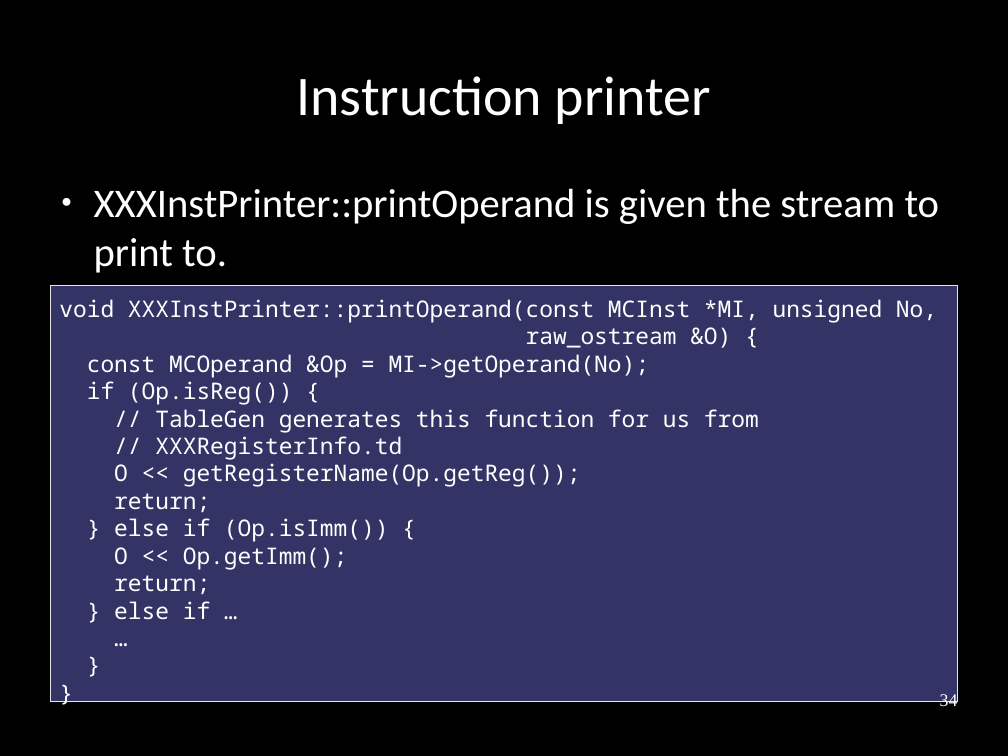
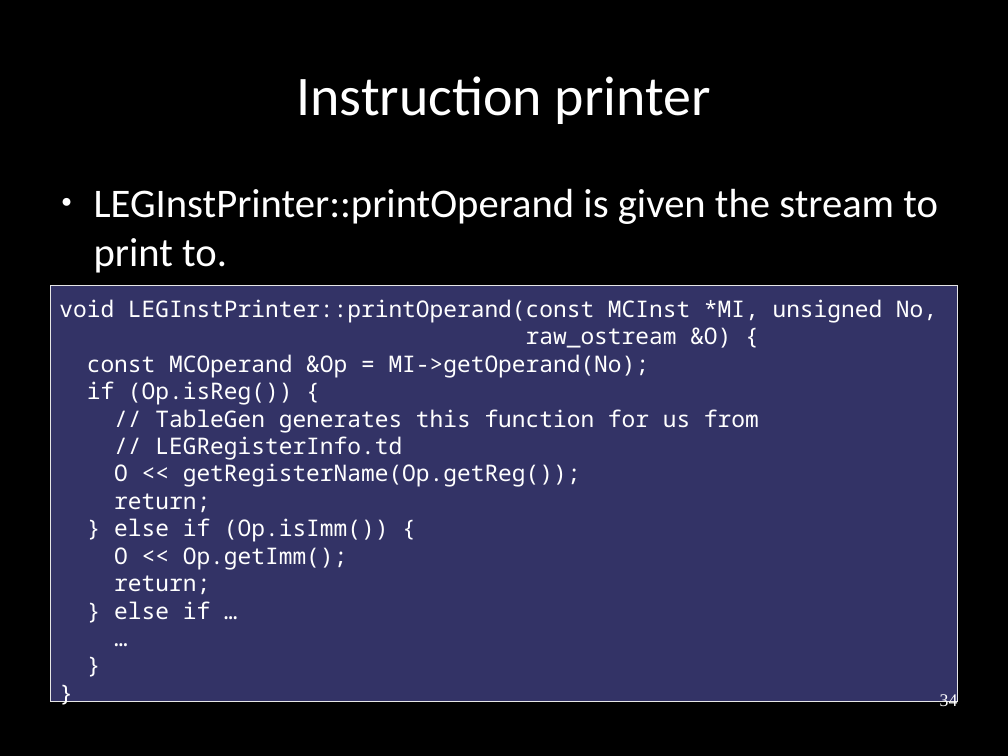
Before and after one commit to frasercrmck/llvm-leg, a slide deck: slide 34 of docs/Codeplay/Slides.odp. Drawn at 1008x756 pixels with LibreOffice and Linux fonts; fonts in the diff are those of the drawing. Boxes give left, top, right and bottom in pixels: in the first picture for what was removed or moved away, otherwise in the second. Text is boxed around its words. In the diff, an @@ line names an element or a change of style, - is before the commit and + after.

```diff
--- a/docs/Codeplay/Slides.odp
+++ b/docs/Codeplay/Slides.odp
@@ text at bbox=[94, 188, 938, 273]: text changed @@
-● XXXInstPrinter::printOperand is given the stream to print to.
+● LEGInstPrinter::printOperand is given the stream to print to.
@@ text in rectangle at bbox=[59, 299, 937, 323]: text changed @@
-void XXXInstPrinter::printOperand(const MCInst *MI, unsigned No,
+void LEGInstPrinter::printOperand(const MCInst *MI, unsigned No,
@@ text in rectangle at bbox=[155, 436, 402, 460]: text changed @@
-// XXXRegisterInfo.td
+// LEGRegisterInfo.td
```
Also in this commit, not shown: 30 other slides changed.
